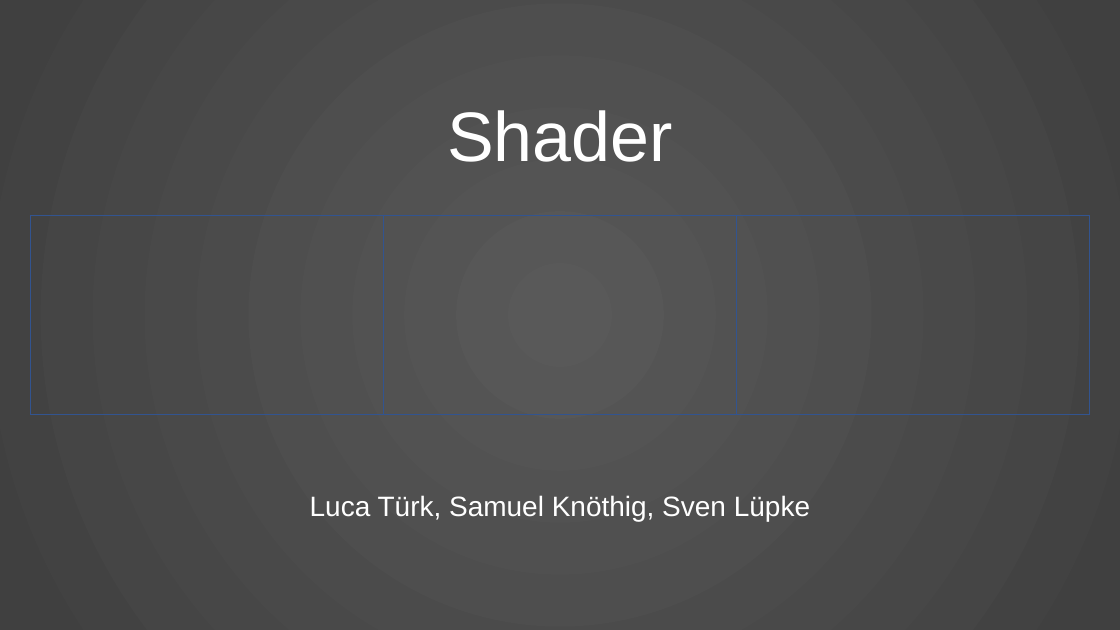
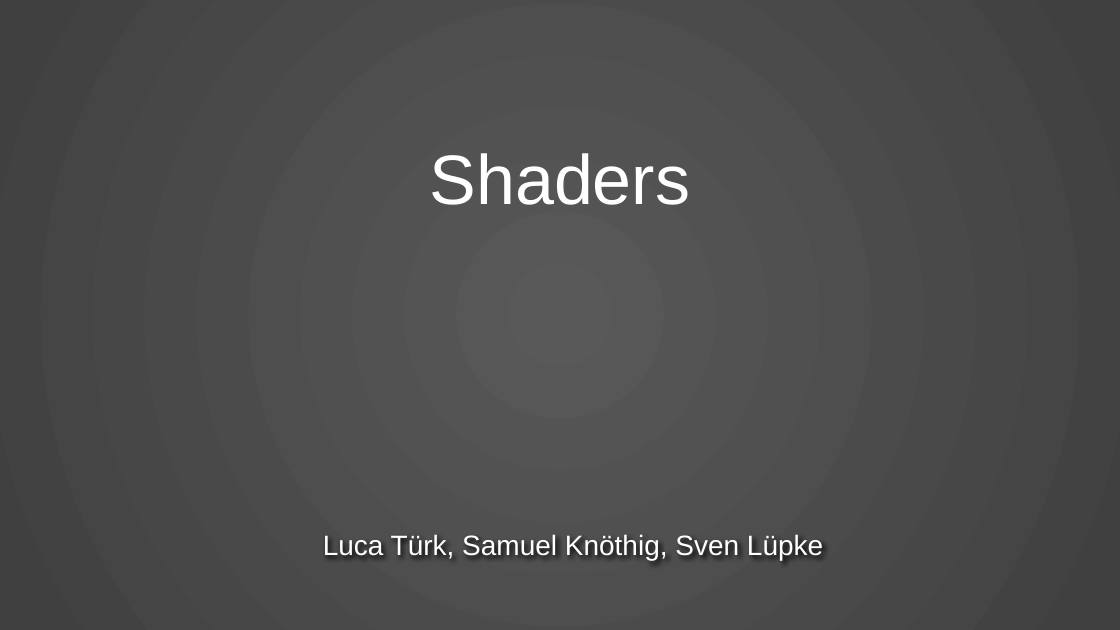
Before and after one commit to KnightTec/ShaderProject, a slide deck: slide 1 of Presentation.pptx. Drawn at 1120x630 pixels with LibreOffice and Linux fonts; fonts in the diff are those of the drawing; background and template pictures are left out. Boxes give left, top, right and bottom in pixels: in the first picture for what was removed or moved away, otherwise in the second. Text is boxed around its words. In the diff, an @@ line names an element or a change of style, - is before the commit and + after.

Commit message:
Edited presentation

```diff
--- a/Presentation.pptx
+++ b/Presentation.pptx
@@ title removed at (447,110,673,162) @@
-Shader
@@ text added at (430,153,691,205), 60 pt, text #FFFFFF @@
+Shaders
@@ rectangle removed at (30,216,384,415) @@
@@ rectangle removed at (383,216,737,415) @@
@@ rectangle removed at (737,216,1091,415) @@
@@ text "Luca Türk, Samuel Knöthig, Sven ...": place and size @@
-text "Luca Türk, Samuel Knöthig, Sven ..." at (310,495,810,522)
+text "Luca Türk, Samuel Knöthig, Sven ..." at (323,534,823,560)
```
Also in this commit, not shown: 2 other slides changed, 8 slides added, 1 slide removed.
